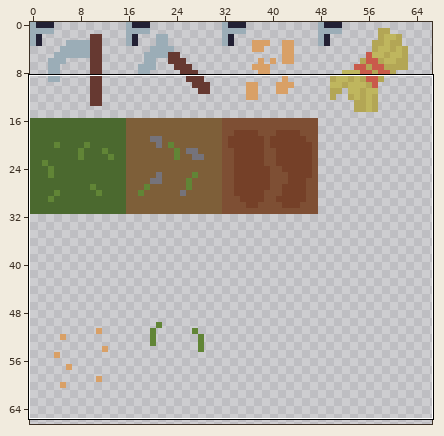
Sprite sheet: main_atlas.png. Above: a wide view before the commit, with the close-up outlined.
Close-up. Before the edit:
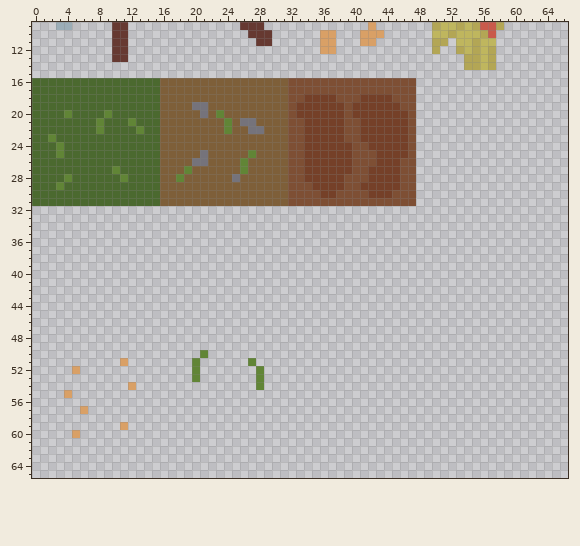
The file is 256x256 pixels. Shown: x 0..66, y 9..65. The old version is drawn lined up with the new one. The wide view leaves out empty margins.
The result:
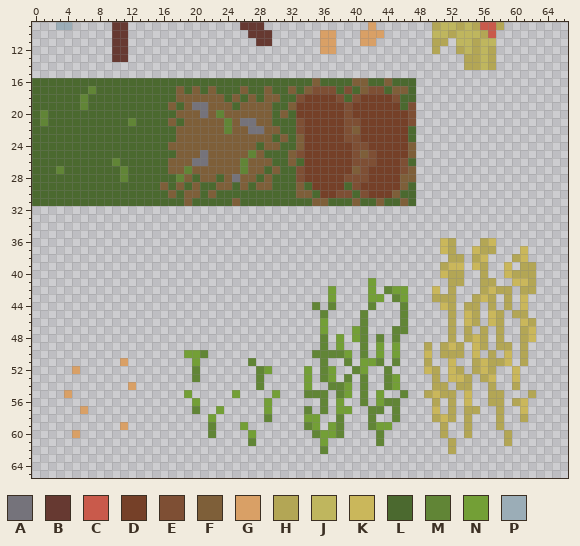
Palette (. is transparent): A #75737b  B #663931  C #c95a4b  D #754028  E #7e4f34  F #7e5f39  G #d9a066  H #b3a655  J #bfb65e  K #cab75b  L #4b692f  M #618536  N #739f36  P #9badb7
The commit says: Better textures and flipping sprites to avoid repetition
The edit:
drawings rearranged on the sheet (the old picture shows each at its new place; 12 dropped ones are not shown)
Changed rows in their new state; - is an unchanged pixel.
first column x 1:
16 ---------------LLLLLLLLLLLLLLLLLLLFLLLLFFLLFLLL
17 ------M--------LL-L-L-LLL-LL-LLFLF---L-LF--LFFL
18 -----M---------LL------L-L-L--LL------L------LL
19 -----M---------L-L------L----LLF-------------L-
20 M--L----L------LL------------L-L---------------
21 M------L-------L-L-----------LLL---------------
22 -------L----L--LL-------------LL-------F------L
23 -L-------------LL------------L-LF-------------L
24 --L------------L-----------L--LLF-------------F
25 --L------------LL-----------LLLF--------F-----F
26 ---------M-----L-------------LLFL-------------L
27 --M------LM----L------------L-LL-------F------F
28 ---L-----------LL--L--L----L-LLL-------------FF
29 --L-------------L-L-LL--L-L--LLLFL----L------FL
30 ---------------L-L--L-LLLLLLLLLLFFL----L----FLL
31 ---------------LLL-LLLLL-LLLLLLLLLFFLLLFLLFLLFL
first column x 19:
36 --------------------------------KH---HK-----
37 --------------------------------KH--KHH---K-
38 ---------------------------------HH-HK---HK-
39 --------------------------------HKK-KH--K-HH
40 --------------------------------KHH--H--KHHH
41 -----------------------N---------HH--HH--KKH
42 ------------------N----N-MNN---K-H---HKHH-HH
43 ------------------N----NN-MN---HHH--HKH-H-K-
44 ----------------M-M----M---M----KH-HH-H-H-K-
45 -----------------M----M----M-----H-KH-KH-HH-
46 -----------------N----M----M-----H-KH-KH--KH
47 -----------------N---NM---MM-----H-H-H-H--HK
48 -----------------M-N-NM-M-M------H-HKH-H--HK
49 -----------------M-N--M-N-N---H-HKH-KH-HH-H-
50 NN--------------MMMMN-M-N-N---K-HHH-K-H-K-H-
51 -N---------------M--M-NNM-M---H--K--HKHHK-H-
52 ----------N----N-MN--MN--M----KH-KH-HKH--K--
53 ---------------N-MN-M-M--MN----H-KKH-HK--K--
54 ---------------N--MMN-M--MN----HH-HH--H--H--
55 N-----N----N---MMM-MN-M-N--M--HKHH-K--HH---H
56 -N--------N------M-N--M-NMM----H-H-K--HH-HK-
57 -M--N-----N----M-M-NN--MM-M----K-H-HH--H--K-
58 ---N------M----NN--M---M--M----HKH-H---H--H-
59 ---M---N-------MN-NM---MNN------H--H---H----
60 ---M----N-------MNNM----M-------H--H----H---
61 --------M--------N------M--------H------H---
62 -----------------M---------------H----------
Boxes around the changes in both close-ups, in picture pixels (x1, y1, x2, y2):
changed: (40, 78, 416, 206)
changed: (184, 238, 536, 454)
